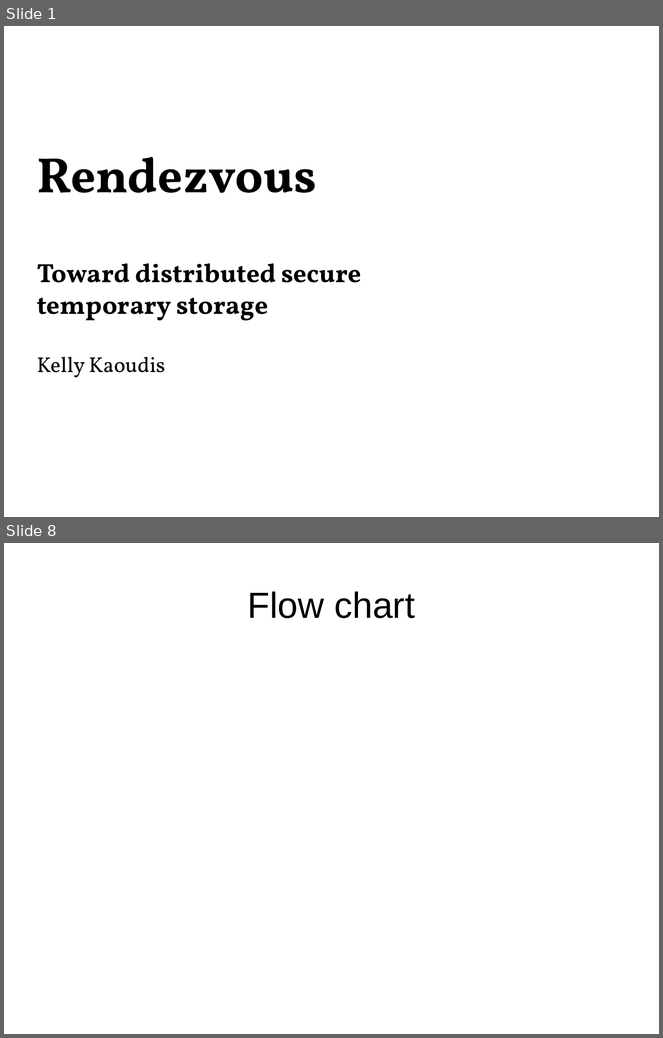
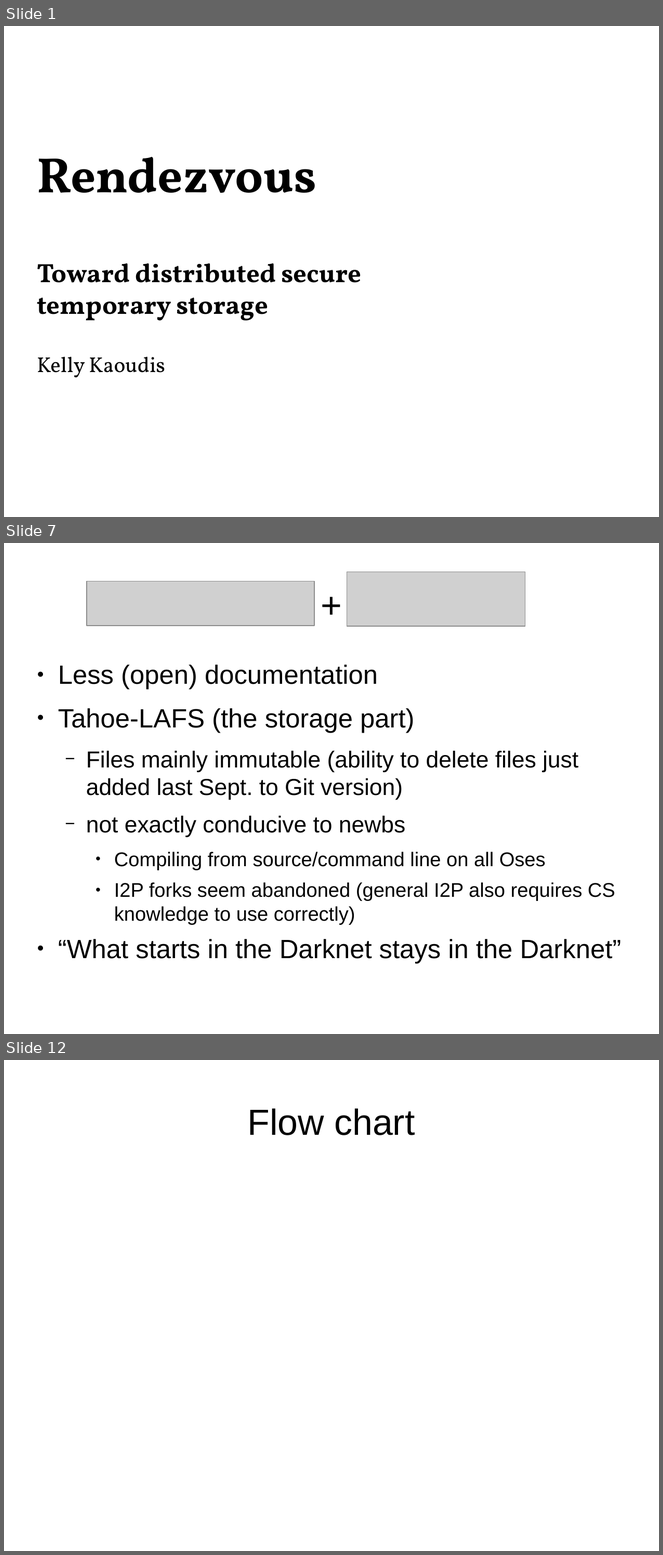
Before and after one commit to Zandrr/phonebook.js, a slide deck: documentation/ecen5013_presentation.odp. Shown one above the other, each under a label of ours: slides 1 and 8 before the commit, slides 1, 7 and 12 after it; the slides between them are not shown. The pictures are 663x1038 and 663x1555 pixels, drawn with LibreOffice and Linux fonts; fonts in the diff are those of the drawing; grey boxes stand for pictures. Boxes give left, top, right and bottom in pixels: in the first picture for what was removed or moved away, otherwise in the second. Text is boxed around its words. In the diff, an @@ line names an element or a change of style, - is before the commit and + after.

```diff
--- a/documentation/ecen5013_presentation.odp
+++ b/documentation/ecen5013_presentation.odp
@@ slide 7 added at <box>4,543,659,1034</box>, background #FFFFFF @@
@@ title added at <box>37,563,626,645</box>, 44 pt, text #000000 @@
++
@@ picture added at <box>347,572,526,626</box> @@
@@ picture added at <box>87,581,314,626</box> @@
@@ text added at <box>58,665,622,964</box>, 24 pt, text #000000 @@
+● Less (open) documentation
+● Tahoe-LAFS (the storage part)
+  − Files mainly immutable (ability to delete files just added last Sept. to Git version)
+  − not exactly conducive to newbs
+    ● Compiling from source/command line on all Oses
+    ● I2P forks seem abandoned (general I2P also requires CS knowledge to use correctly)
+● “What starts in the Darknet stays in the Darknet”
@@ what was slide 8 is now slide 12 @@
```
Also in this commit, not shown: 1 slide changed, 11 other slides added, 10 slides removed, 2 other files.
